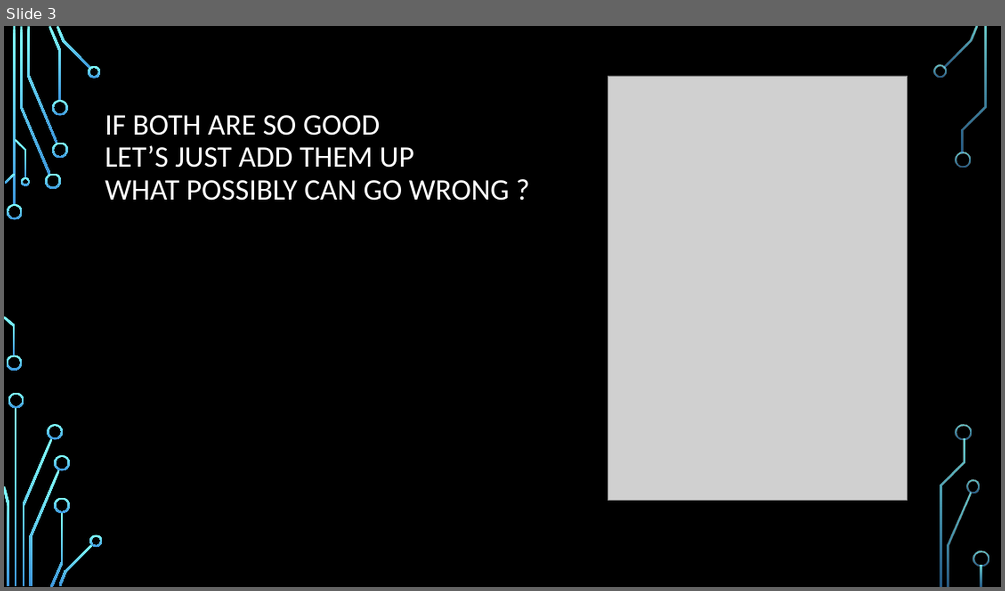
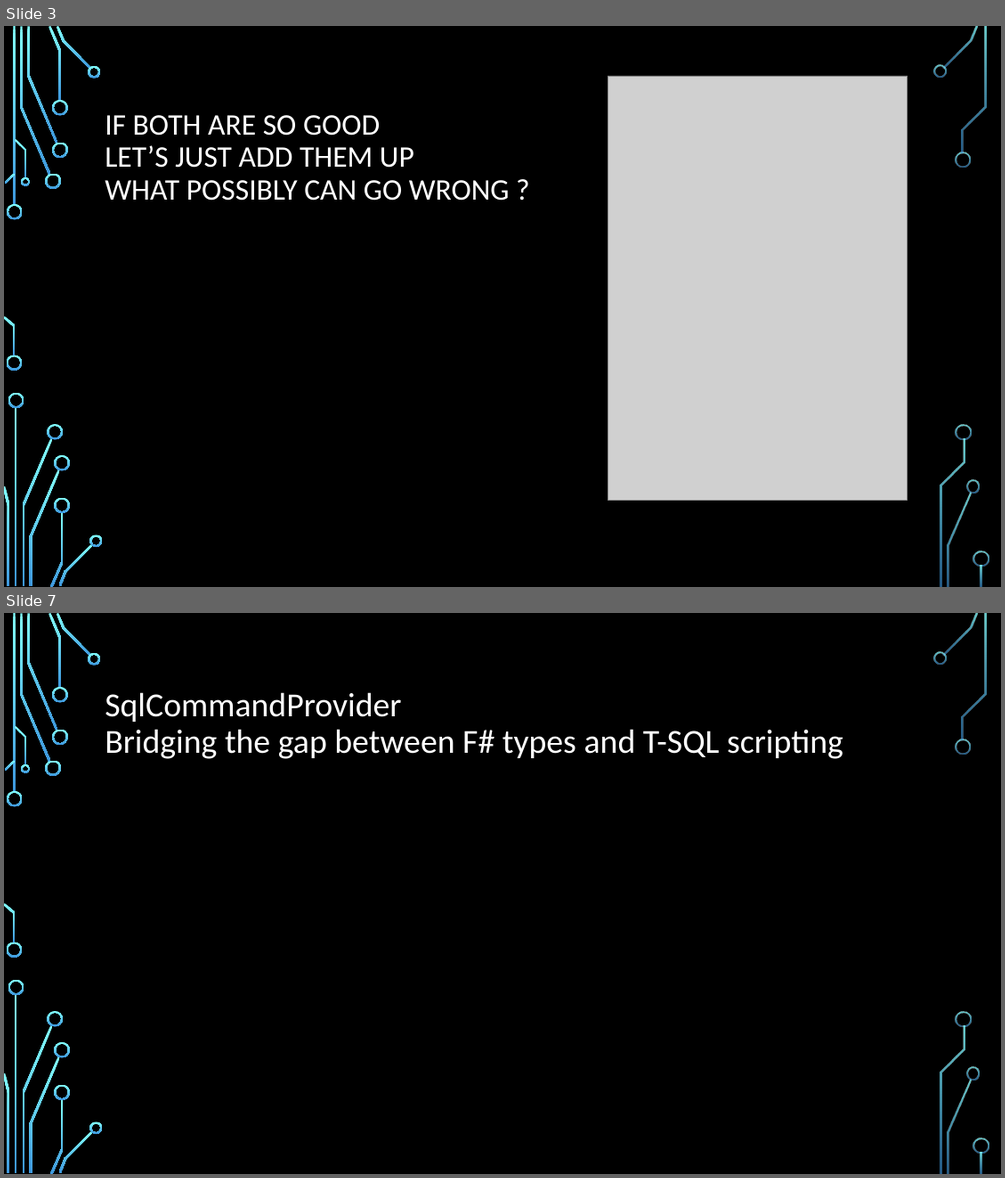
Before and after one commit to fsprojects/FSharp.Data.SqlClient, a slide deck: presentations/NYC F# UG. 2014-08-26.pptx. Shown one above the other, each under a label of ours: slide 3 before the commit, slides 3 and 7 after it; the slides between them are not shown. The pictures are 1005x591 and 1005x1178 pixels, drawn with LibreOffice and Linux fonts; fonts in the diff are those of the drawing; grey boxes stand for pictures; background and template pictures are left out. Boxes give left, top, right and bottom in pixels: in the first picture for what was removed or moved away, otherwise in the second. Text is boxed around its words. In the diff, an @@ line names an element or a change of style, - is before the commit and + after.

```diff
--- a/presentations/NYC F# UG. 2014-08-26.pptx
+++ b/presentations/NYC F# UG. 2014-08-26.pptx
@@ slide 7 added at <box>4,613,1001,1174</box>, background picture (left out); not listed: 36 template elements that a slide beside it also shows @@
@@ title added at <box>105,692,843,759</box>, 32.4 pt, text #FFFFFF @@
+SqlCommandProvider
+Bridging the gap between F# types and T-SQL scripting
```
Also in this commit, not shown: 1 slide changed, 3 other slides added.
